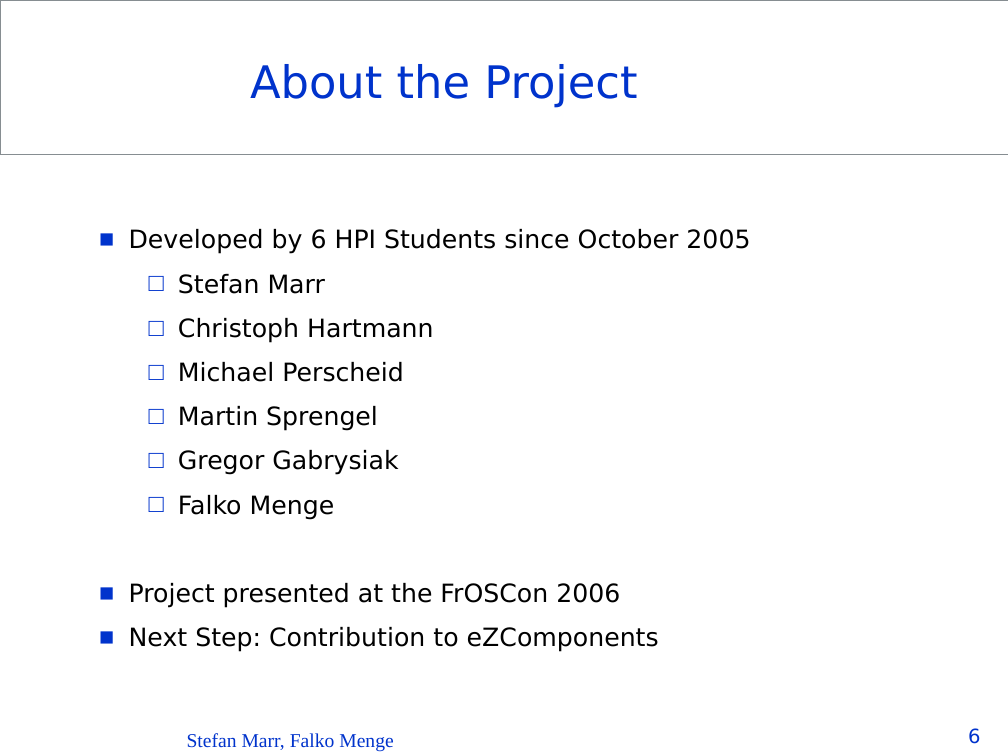
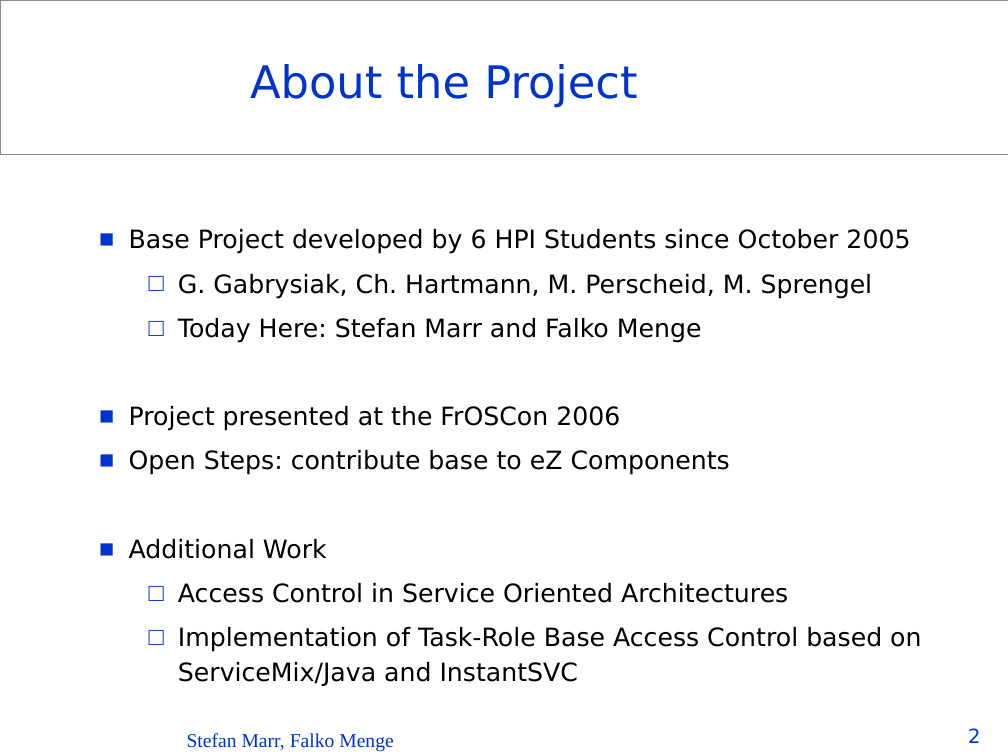
Before and after one commit to Seb35/InstantSVC, a slide deck: slide 2 of doc/presentations/InstantSVC - FrOSCon 2007.ppt (slide 6 before the commit). Drawn at 1008x756 pixels with LibreOffice and Linux fonts; fonts in the diff are those of the drawing; background and template pictures are left out. Boxes give left, top, right and bottom in pixels: in the first picture for what was removed or moved away, otherwise in the second. Text is boxed around its words. In the diff, an @@ line names an element or a change of style, - is before the commit and + after.

```diff
--- a/doc/presentations/InstantSVC - FrOSCon 2007.ppt
+++ b/doc/presentations/InstantSVC - FrOSCon 2007.ppt
@@ text at (129,229,910,343): text changed @@
-  ■ Developed by 6 HPI Students since October 2005
-    □ Stefan Marr
-    □ Christoph Hartmann
-    □ Michael Perscheid
-    □ Martin Sprengel
-    □ Gregor Gabrysiak
-    □ Falko Menge
+  ■ Base Project developed by 6 HPI Students since October 2005
+    □ G. Gabrysiak, Ch. Hartmann, M. Perscheid, M. Sprengel
+    □ Today Here: Stefan Marr and Falko Menge
@@ text at (129,450,921,686): text changed @@
-  ■ Next Step: Contribution to eZComponents
+  ■ Open Steps: contribute base to eZ Components
+  ■ Additional Work
+    □ Access Control in Service Oriented Architectures
+    □ Implementation of Task-Role Base Access Control based on ServiceMix/Java and InstantSVC
@@ page number at (968,728,980,743): text changed @@
-6
+2
```
Also in this commit, not shown: 4 other slides changed, 5 slides added, 1 other file.
